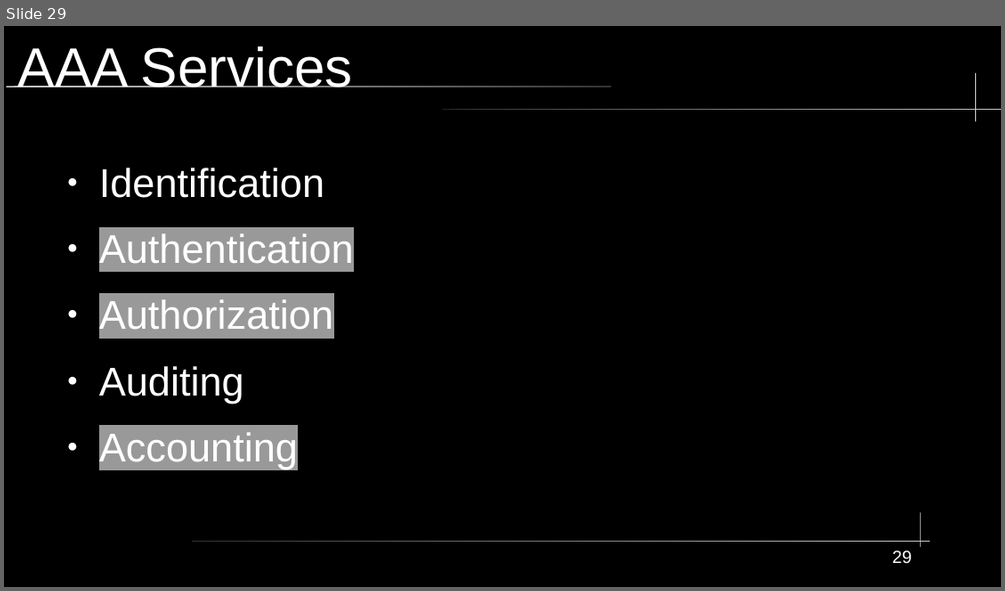
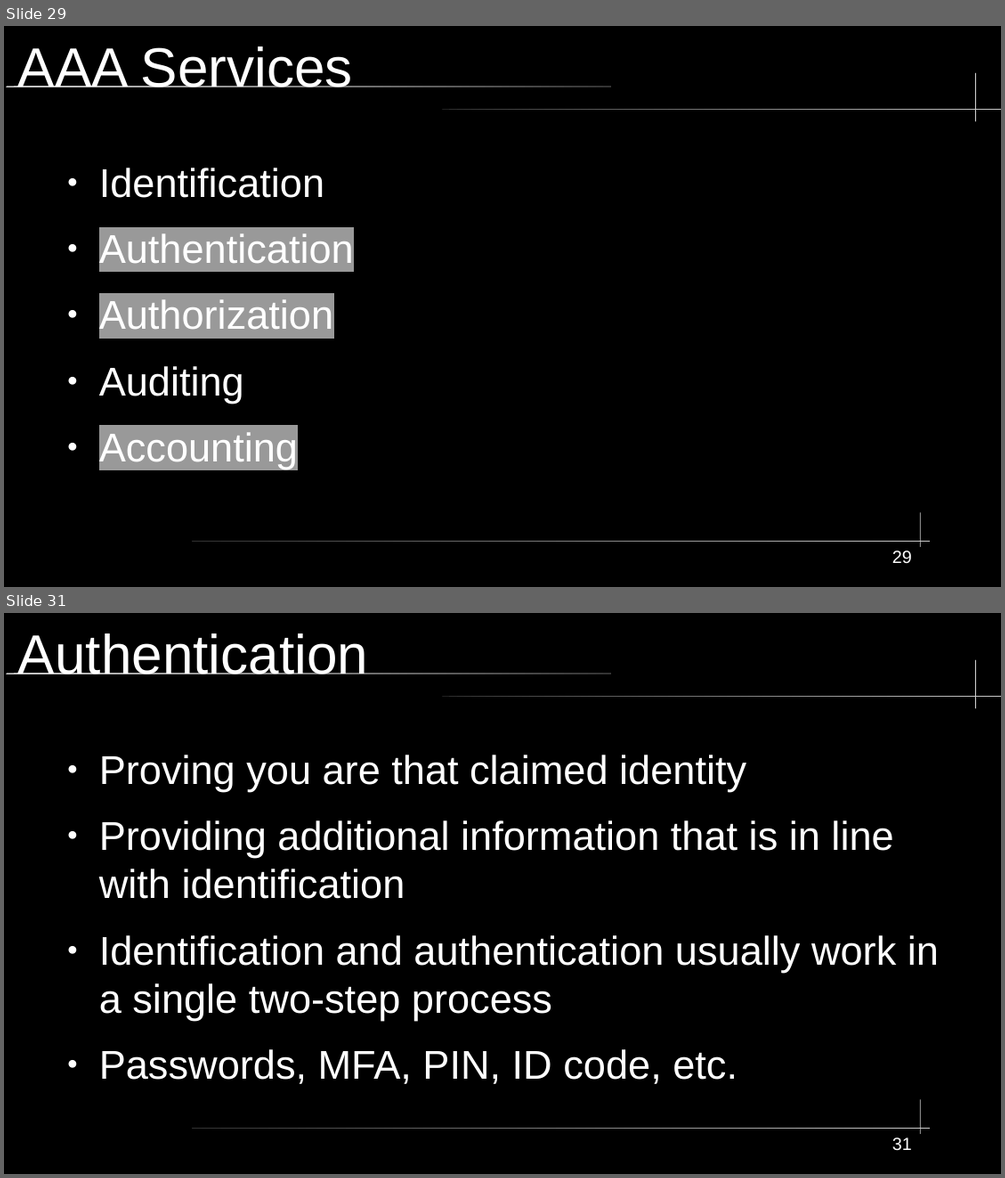
Before and after one commit to City-Colleges-of-Chicago-Cybersecurity/COMPSFI-214, a slide deck: 2026/Spring/powerpoints/Chapter-01-Security-Governance-Through-Principles-and-Policies.odp. Shown one above the other, each under a label of ours: slide 29 before the commit, slides 29 and 31 after it; the slides between them are not shown. The pictures are 1005x591 and 1005x1178 pixels, drawn with LibreOffice and Linux fonts; fonts in the diff are those of the drawing. Boxes give left, top, right and bottom in pixels: in the first picture for what was removed or moved away, otherwise in the second. Text is boxed around its words. In the diff, an @@ line names an element or a change of style, - is before the commit and + after.

```diff
--- a/2026/Spring/powerpoints/Chapter-01-Security-Governance-Through-Principles-and-Policies.odp
+++ b/2026/Spring/powerpoints/Chapter-01-Security-Governance-Through-Principles-and-Policies.odp
@@ slide 31 added at (x1=4, y1=613, x2=1001, y2=1174), background #000000; not listed: 5 template elements that a slide beside it also shows @@
@@ title added at (x1=18, y1=633, x2=368, y2=674), 44 pt, text #FFFFFF @@
+Authentication
@@ text added at (x1=99, y1=755, x2=938, y2=1084), 32 pt, text #FFFFFF @@
+● Proving you are that claimed identity
+● Providing additional information that is in line with identification
+● Identification and authentication usually work in a single two-step process
+● Passwords, MFA, PIN, ID code, etc.
@@ page number added at (x1=892, y1=1137, x2=912, y2=1151), 14 pt, text #FFFFFF @@
+31
```
Also in this commit, not shown: 11 other slides added, 1 slide removed.
